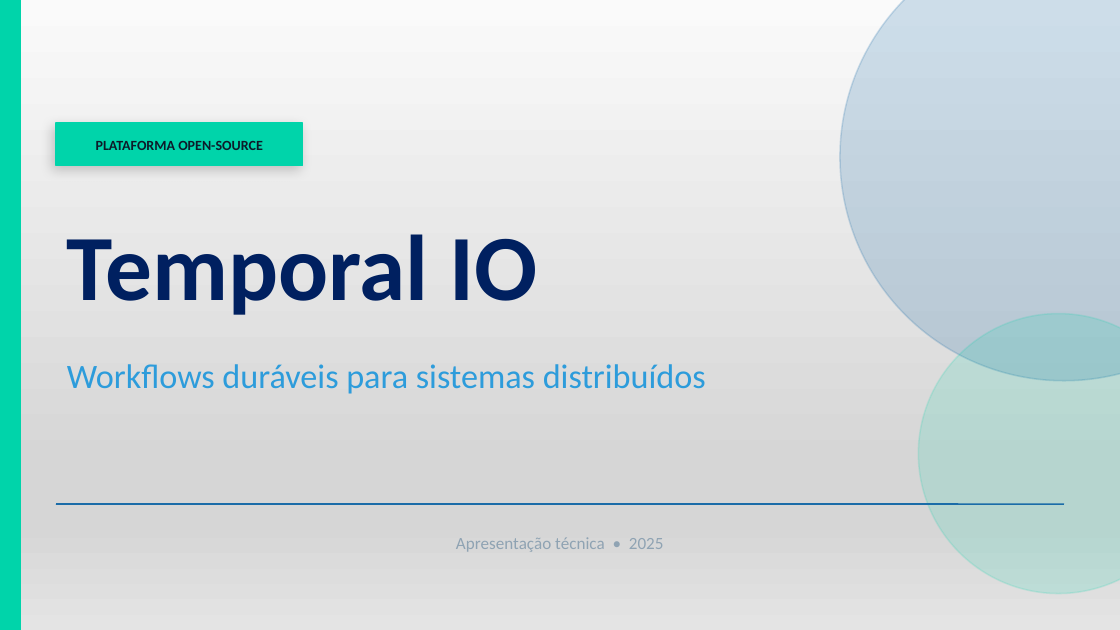
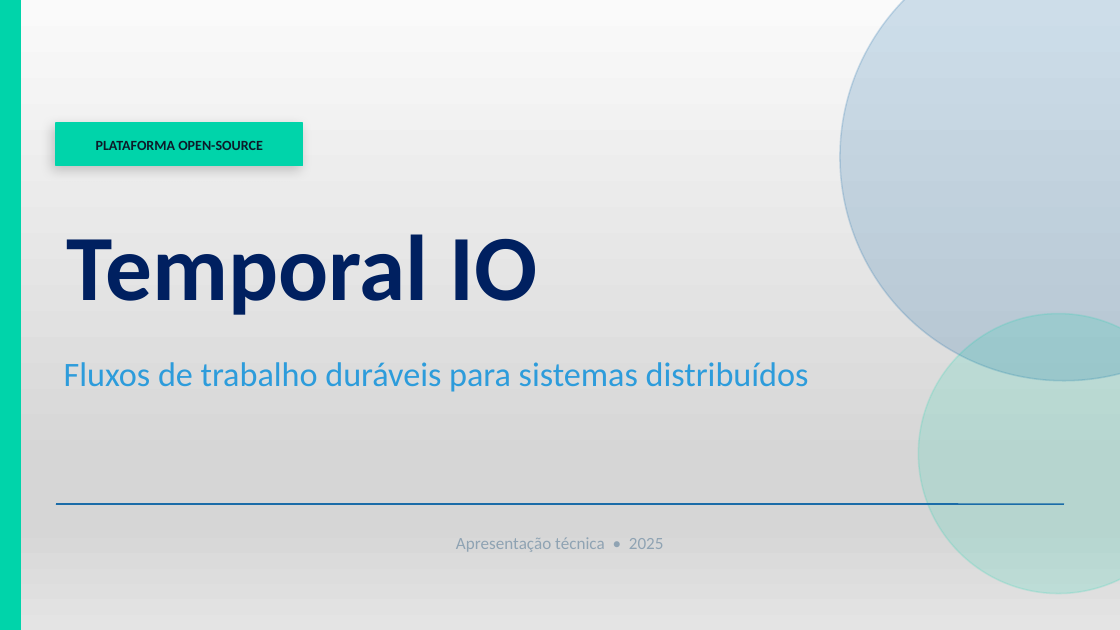
Before and after one commit to pedro-bvf/Temporal-IO, a slide deck: slide 1 of Temporal_IO_pt.pptx. Drawn at 1120x630 pixels with LibreOffice and Linux fonts; fonts in the diff are those of the drawing. Boxes give left, top, right and bottom in pixels: in the first picture for what was removed or moved away, otherwise in the second. Text is boxed around its words. In the diff, an @@ line names an element or a change of style, - is before the commit and + after.

```diff
--- a/Temporal_IO_pt.pptx
+++ b/Temporal_IO_pt.pptx
@@ text at (64, 362, 809, 392): text changed @@
-Workflows duráveis para sistemas distribuídos
+Fluxos de trabalho duráveis para sistemas distribuídos
```
Also in this commit, not shown: 8 other slides changed, 1 slide added, 2 slides removed, 3 other files.
